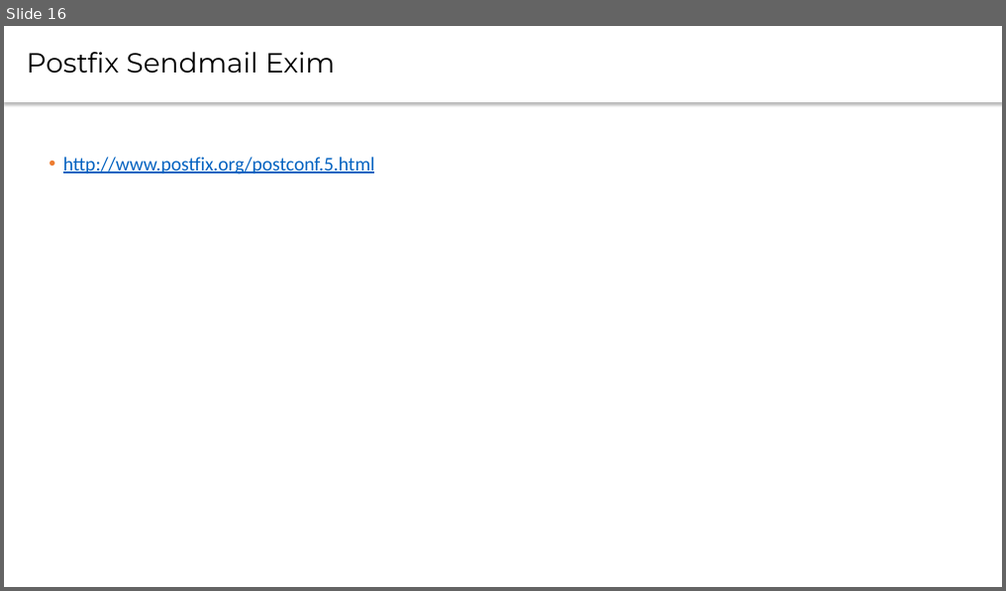
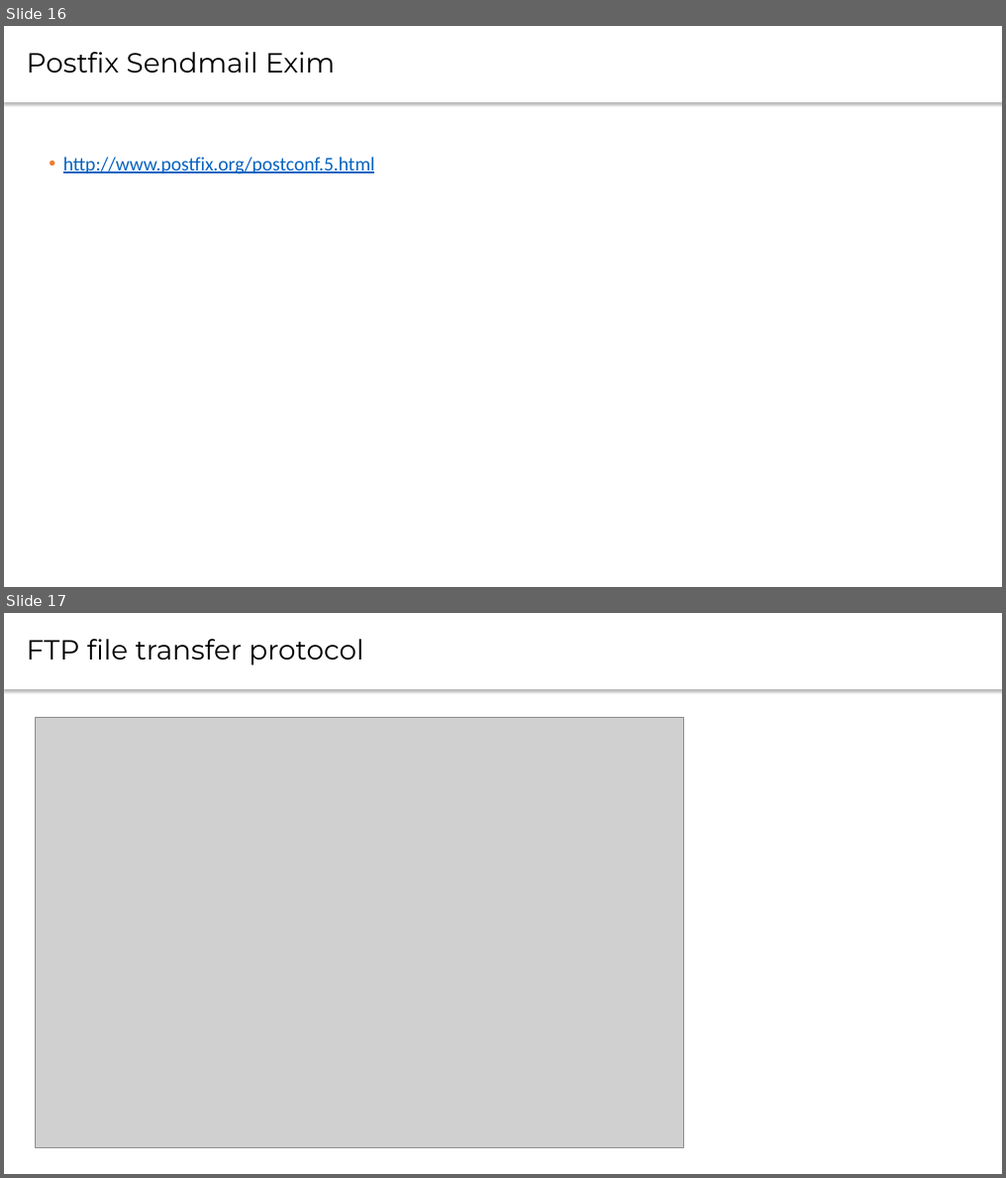
Before and after one commit to CsteerDevops1/lectures_devops2, a slide deck: Networks/Networks5.pptx. Shown one above the other, each under a label of ours: slide 16 before the commit, slides 16 and 17 after it. The pictures are 1006x591 and 1006x1178 pixels, drawn with LibreOffice and Linux fonts; fonts in the diff are those of the drawing; grey boxes stand for pictures. Boxes give left, top, right and bottom in pixels: in the first picture for what was removed or moved away, otherwise in the second. Text is boxed around its words. In the diff, an @@ line names an element or a change of style, - is before the commit and + after.

```diff
--- a/Networks/Networks5.pptx
+++ b/Networks/Networks5.pptx
@@ slide 17 added at (4, 613, 1002, 1174), background #FFFFFF @@
@@ text added at (4, 613, 1002, 689), fill #FFFFFF, 26.7 pt, text #000000 @@
+FTP file transfer protocol
@@ picture added at (36, 717, 684, 1149) @@
```
Also in this commit, not shown: 1 slide changed, 1 other file.
